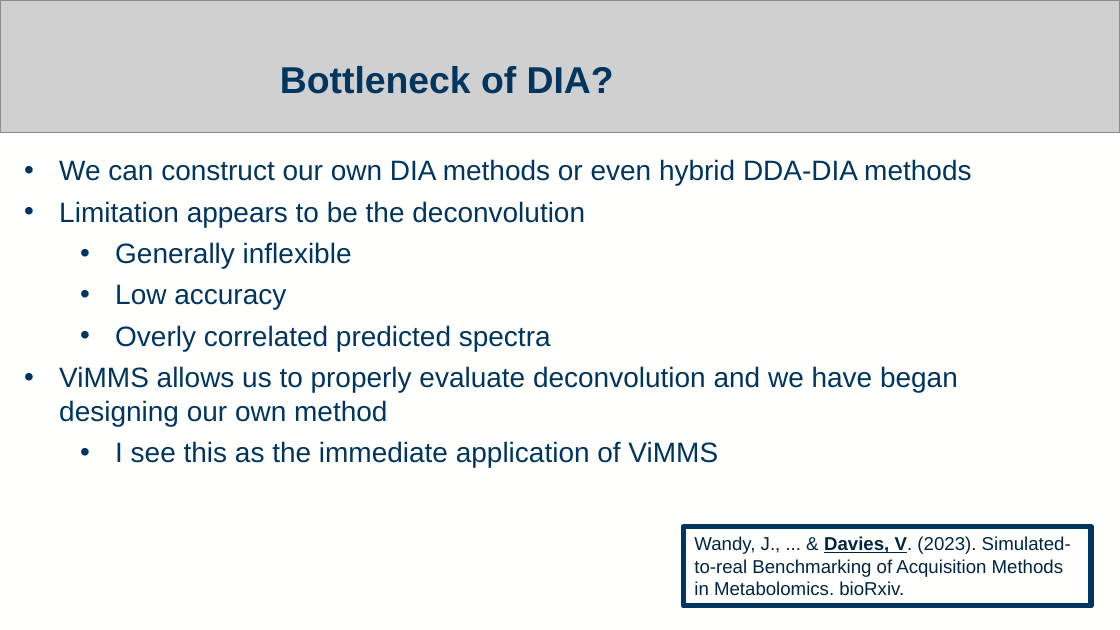
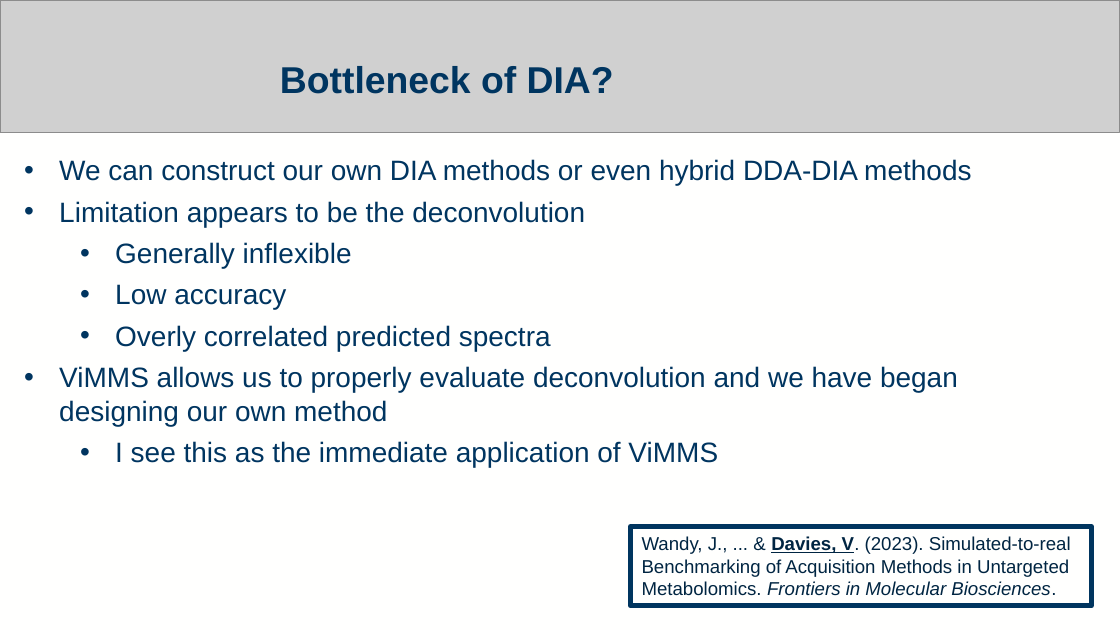
Before and after one commit to vinnydavies/presentations, a slide deck: slide 49 of ViMMS.pptx (slide 26 before the commit). Drawn at 1120x630 pixels with LibreOffice and Linux fonts; fonts in the diff are those of the drawing; grey boxes stand for pictures. Boxes give left, top, right and bottom in pixels: in the first picture for what was removed or moved away, otherwise in the second. Text is boxed around its words. In the diff, an @@ line names an element or a change of style, - is before the commit and + after.

```diff
--- a/ViMMS.pptx
+++ b/ViMMS.pptx
@@ rectangle "Wandy, J., ... & Davies, ...": place and size @@
-rectangle "Wandy, J., ... & Davies, ..." at bbox=[683, 526, 1091, 606]
+rectangle "Wandy, J., ... & Davies, ..." at bbox=[631, 526, 1091, 606]
@@ text in rectangle at bbox=[642, 536, 1071, 596]: text changed @@
-Wandy, J., ... & Davies, V. (2023). Simulated-to-real Benchmarking of Acquisition Methods in Metabolomics. bioRxiv.
+Wandy, J., ... & Davies, V. (2023). Simulated-to-real Benchmarking of Acquisition Methods in Untargeted Metabolomics. Frontiers in Molecular Biosciences.
```
Also in this commit, not shown: 3 other slides changed, 23 slides added, 1 other file.
